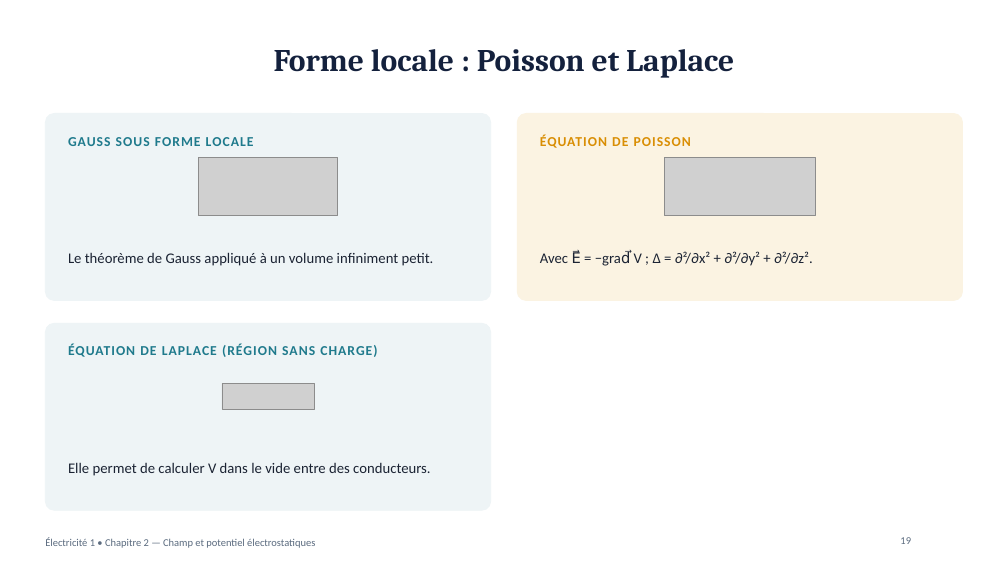
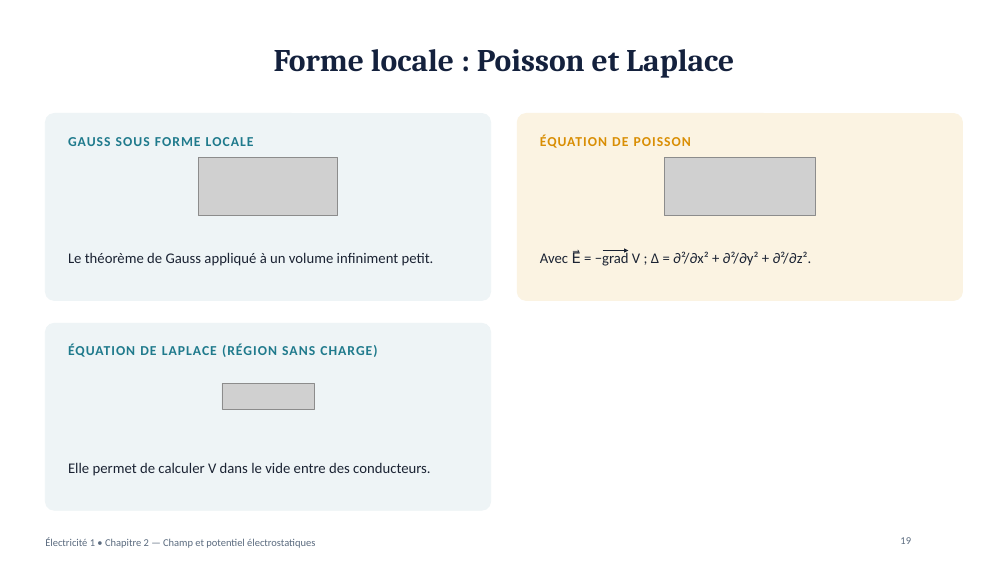
Before and after one commit to physiquefacile/physiquefacile.github.io, a slide deck: slide 19 of slides/Electricite_Chapitre_2_Champ_potentiel.pptx. Drawn at 1008x567 pixels with LibreOffice and Linux fonts; fonts in the diff are those of the drawing; grey boxes stand for pictures; background and template pictures are left out. Boxes give left, top, right and bottom in pixels: in the first picture for what was removed or moved away, otherwise in the second. Text is boxed around its words. In the diff, an @@ line names an element or a change of style, - is before the commit and + after.

```diff
--- a/slides/Electricite_Chapitre_2_Champ_potentiel.pptx
+++ b/slides/Electricite_Chapitre_2_Champ_potentiel.pptx
@@ text at [540,251,812,266]: text changed @@
-Avec E⃗ = −grad⃗ V ; Δ = ∂²/∂x² + ∂²/∂y² + ∂²/∂z².
+Avec E⃗ = −grad V ; Δ = ∂²/∂x² + ∂²/∂y² + ∂²/∂z².
@@ arrow added from (603, 250) to (628, 250), #1B2333 1.05 pt @@
```
Also in this commit, not shown: 4 other slides changed, 2 other files.
